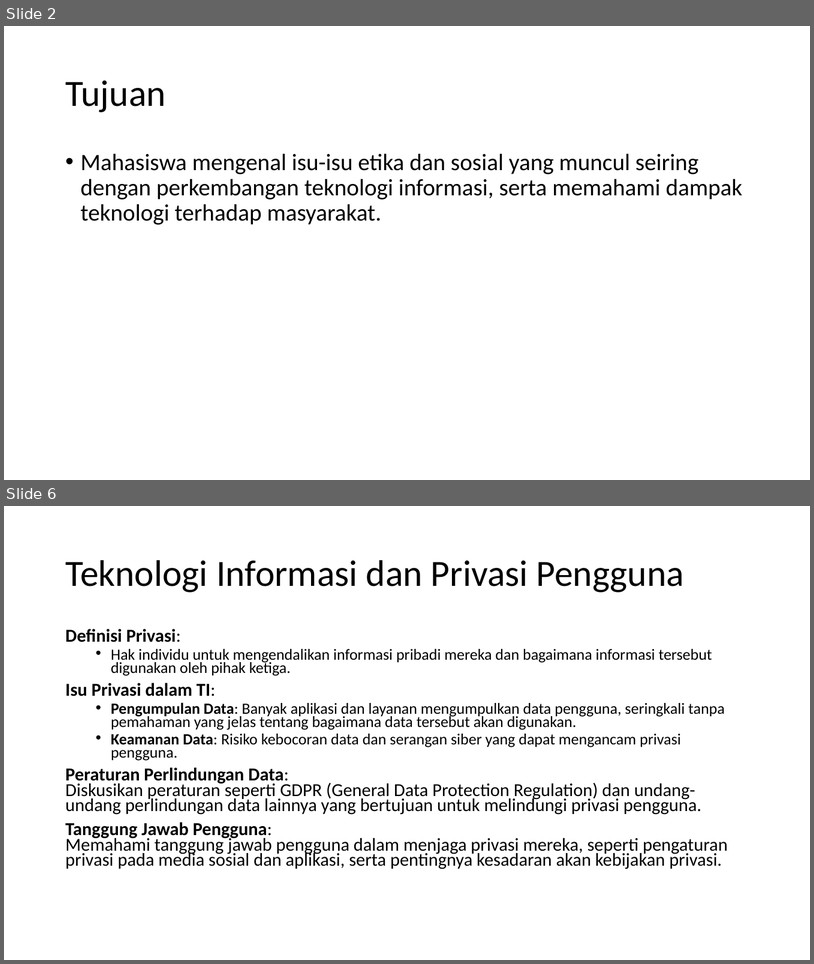
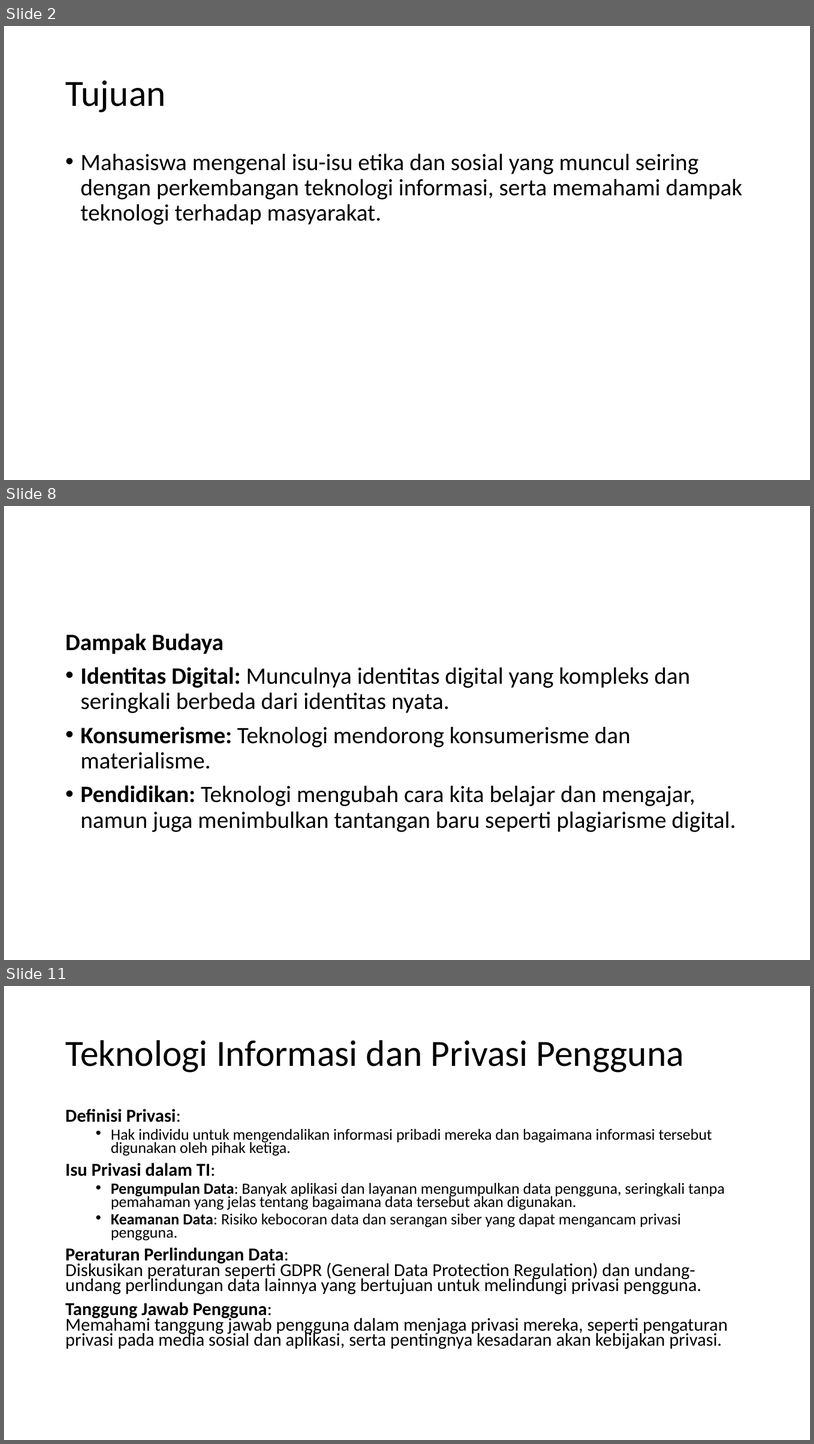
Before and after one commit to hafizirwandi/PengantarTeknologiSistemInformasi, a slide deck: 8. Etika dan Isu Sosial dalam Teknologi Informasi.pptx. Shown one above the other, each under a label of ours: slides 2 and 6 before the commit, slides 2, 8 and 11 after it; the slides between them are not shown. The pictures are 814x964 and 814x1444 pixels, drawn with LibreOffice and Linux fonts; fonts in the diff are those of the drawing. Boxes give left, top, right and bottom in pixels: in the first picture for what was removed or moved away, otherwise in the second. Text is boxed around its words. In the diff, an @@ line names an element or a change of style, - is before the commit and + after.

```diff
--- a/8. Etika dan Isu Sosial dalam Teknologi Informasi.pptx
+++ b/8. Etika dan Isu Sosial dalam Teknologi Informasi.pptx
@@ slide 8 added at (4, 506, 810, 960), background #FFFFFF @@
@@ text added at (65, 633, 736, 832), 28 pt, text #000000 @@
+Dampak Budaya
+• Identitas Digital: Munculnya identitas digital yang kompleks dan seringkali berbeda dari identitas nyata.
+• Konsumerisme: Teknologi mendorong konsumerisme dan materialisme.
+• Pendidikan: Teknologi mengubah cara kita belajar dan mengajar, namun juga menimbulkan tantangan baru seperti plagiarisme digital.
@@ what was slide 6 is now slide 11 @@
```
Also in this commit, not shown: 3 slides changed, 6 other slides added, 1 slide removed, 6 other files.
